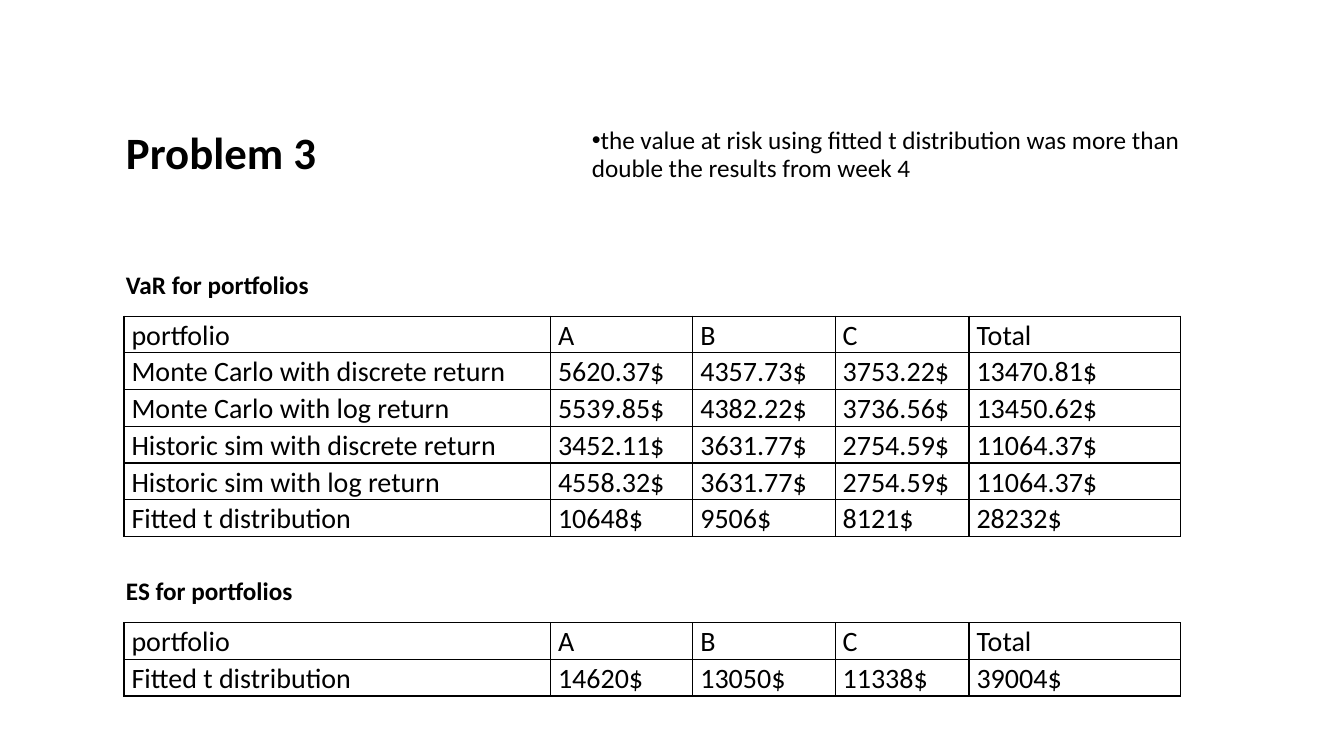
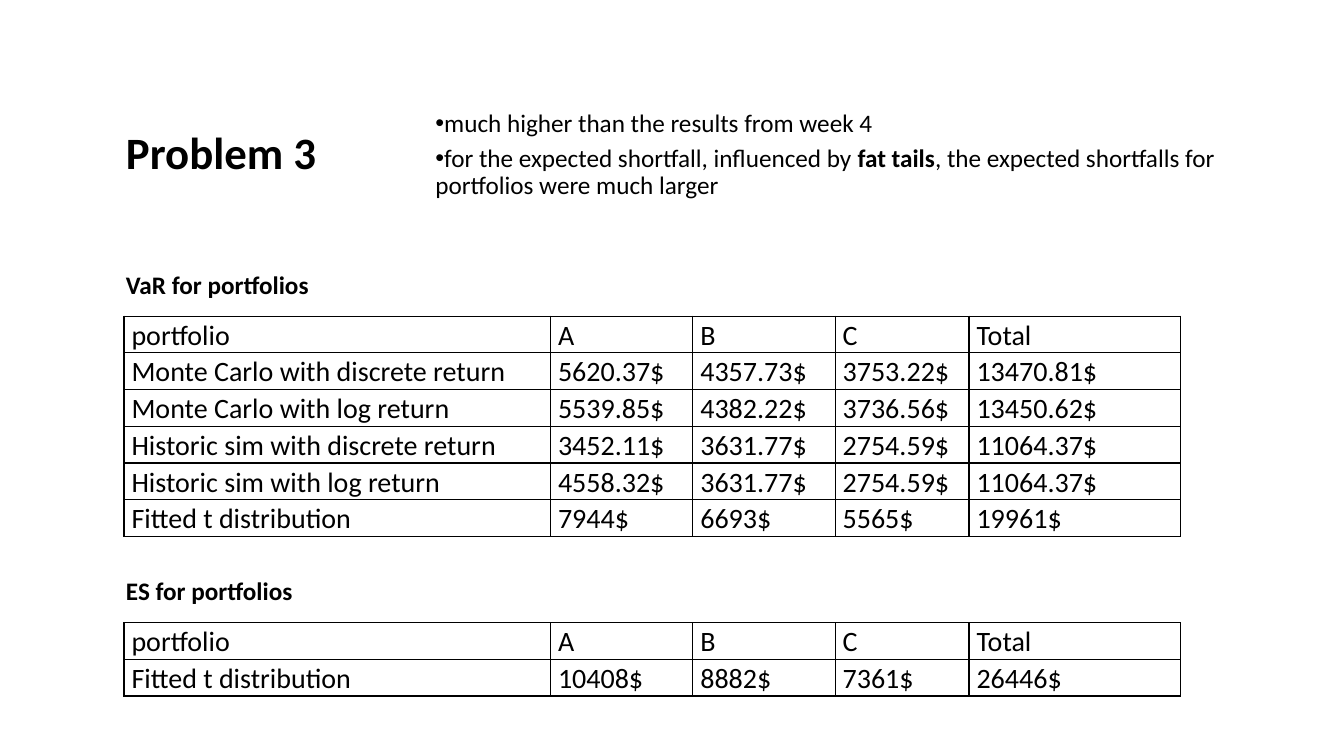
Before and after one commit to Peilin200010/Peilin545, a slide deck: slide 5 of Week05/week5solution.pptx. Drawn at 1344x756 pixels with LibreOffice and Linux fonts; fonts in the diff are those of the drawing. Boxes give left, top, right and bottom in pixels: in the first picture for what was removed or moved away, otherwise in the second. Text is boxed around its words. In the diff, an @@ line names an element or a change of style, - is before the commit and + after.

```diff
--- a/Week05/week5solution.pptx
+++ b/Week05/week5solution.pptx
@@ text at (435, 114, 1214, 199): text changed @@
-• the value at risk using fitted t distribution was more than double the results from week 4
+• much higher than the results from week 4
+• for the expected shortfall, influenced by fat tails, the expected shortfalls for portfolios were much larger
@@ table at (124, 317, 1181, 535) @@
-row 6: Fitted t distribution | 10648$ | 9506$ | 8121$ | 28232$
+row 6: Fitted t distribution | 7944$ | 6693$ | 5565$ | 19961$
@@ table at (124, 623, 1181, 695) @@
-row 2: Fitted t distribution | 14620$ | 13050$ | 11338$ | 39004$
+row 2: Fitted t distribution | 10408$ | 8882$ | 7361$ | 26446$
```
Also in this commit, not shown: 1 other slide changed, 1 other file.
